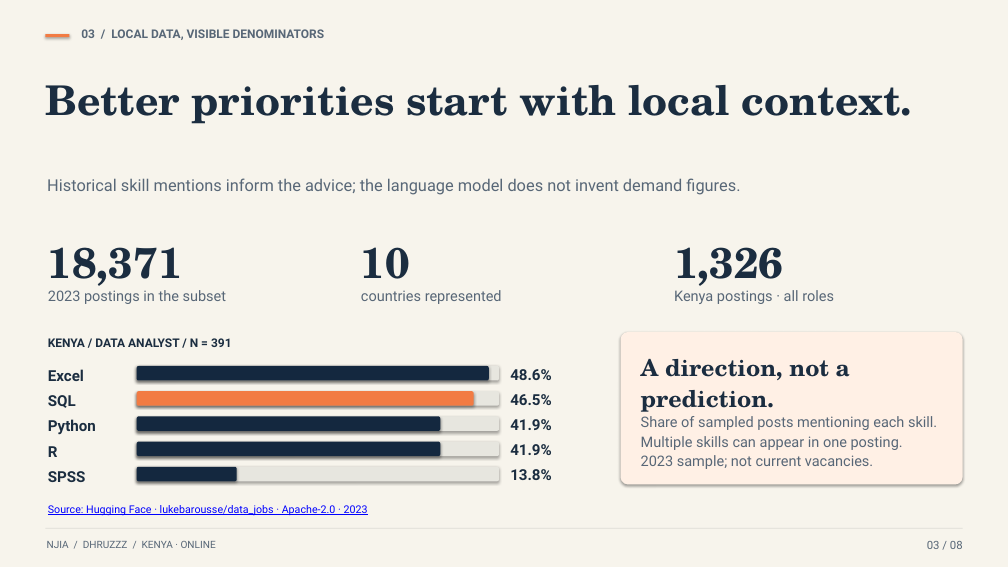
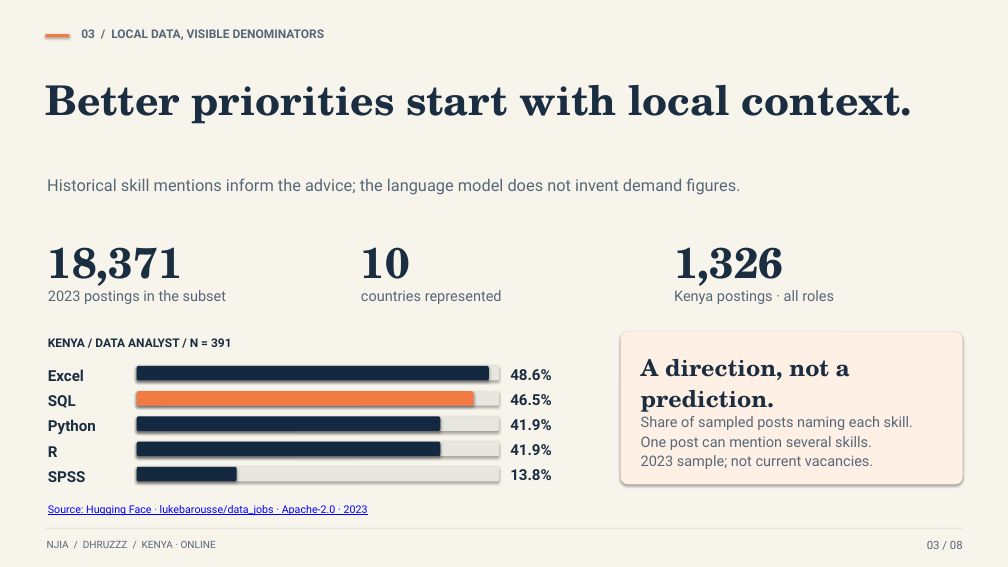
Before and after one commit to Eeshan-Vaghjiani/njia, a slide deck: slide 3 of presentation/Njia-Dhruzzz.pptx. Drawn at 1008x567 pixels with LibreOffice and Linux fonts; fonts in the diff are those of the drawing. Boxes give left, top, right and bottom in pixels: in the first picture for what was removed or moved away, otherwise in the second. Text is boxed around its words. In the diff, an @@ line names an element or a change of style, - is before the commit and + after.

```diff
--- a/presentation/Njia-Dhruzzz.pptx
+++ b/presentation/Njia-Dhruzzz.pptx
@@ text at <box>641,416,913,450</box>: text changed @@
-Share of sampled posts mentioning each skill.
-Multiple skills can appear in one posting.
+Share of sampled posts naming each skill.
+One post can mention several skills.
```
Also in this commit, not shown: 7 other slides changed, 30 other files.
